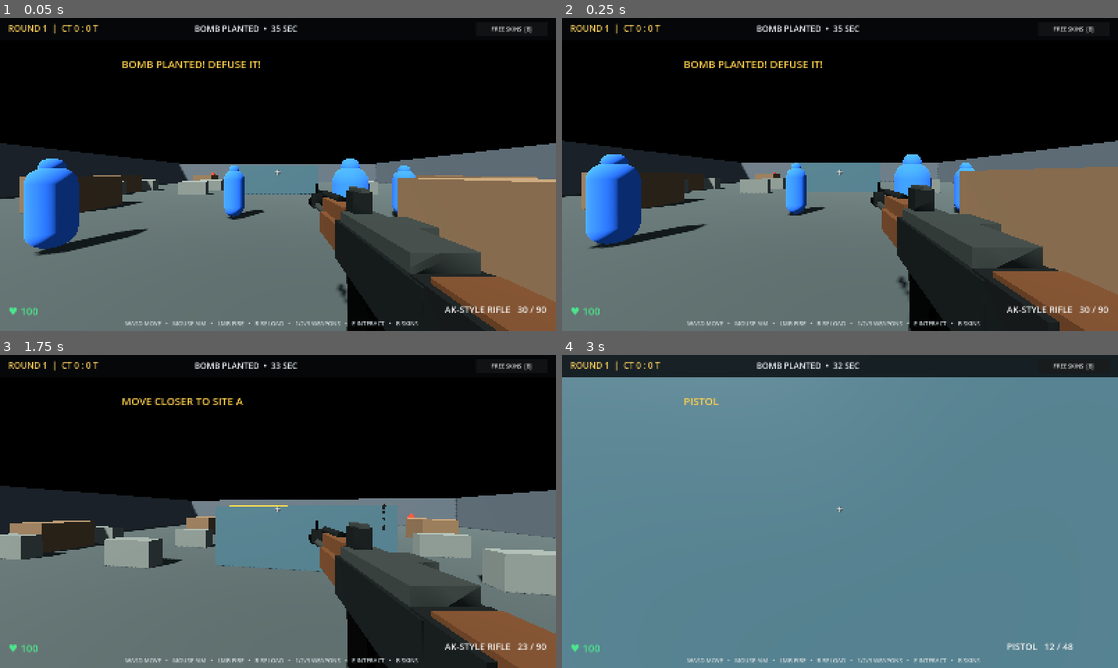
Above: before the commit, frames 1-4 (two rows, left to right).
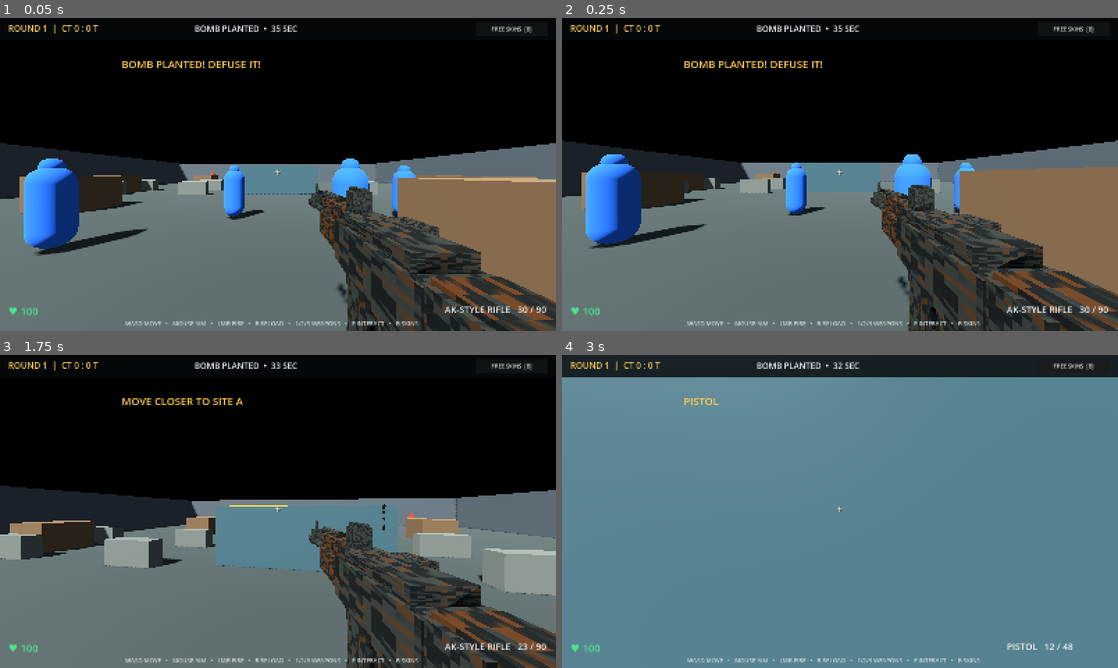
Above: after the commit, the same moments.

Repository: a89526425040-creator/ks2
Game: Godot game, scene res://Main.tscn
Two runs of this game, one before a commit and one after it. Both use one fixed random seed, a clock stepped at 60 frames per second and the inputs below.
Inputs (mouse positions are in pixels of both pictures, inside the frame that each line leads up to):
- Up to frame 1 (0.05 s): no input
- Up to frame 2 (0.25 s): no input
- Up to frame 3 (1.75 s): tap Enter at 0.5 s; move the mouse to (305, 511) at 0.52 s; press the mouse at (305, 511) at 0.53 s; hold W (move_forward) from 0.53 s (still down); tap Space (jump) at 0.77, 1.52 s; move the mouse to (250, 511) at 1.27 s; release the mouse at (250, 511) at 1.28 s; tap E (interact) at 1.35 s
- Up to frame 4 (3 s): keep holding W (move_forward); move the mouse to (851, 505) at 2.02 s; hold 1 (weapon_1) 2.03-2.78 s; move the mouse to (834, 517) at 2.77 s; tap 2 (weapon_2) at 2.85 s

The runs differ from the first frame. In frame 1, 6.6% of the frame differs, in the area x 55-100%, y 52-100%; in frame 2, 7.0%; in frame 3, 7.0%; in frame 4, nothing differs.

Commit message:
Fix weapon skins material override

Diff:
--- a/main.gd
+++ b/main.gd
@@ -590,53 +590,48 @@
 		if child is MeshInstance3D:
 			var part := child as MeshInstance3D
 			if part.mesh != null:
-				for surface in range(part.mesh.get_surface_count()):
-					var source: Material = part.get_active_material(surface)
-					var base_texture: Texture2D
-					var base_color := Color.WHITE
-					if source is StandardMaterial3D:
-						base_texture = (source as StandardMaterial3D).albedo_texture
-						base_color = (source as StandardMaterial3D).albedo_color
-					var a := primary
-					var b := secondary
-					var c := accent
-					var part_name := part.name.to_lower()
-					if part_name.contains("wood") or part_name.contains("stock") or part_name.contains("handguard"):
-						a = accent
-						b = primary
-					elif part_name.contains("magazine") or part_name.contains("mag"):
-						a = secondary
-					var shader := Shader.new()
-					shader.code = """
+				var a := primary
+				var b := secondary
+				var c := accent
+				var part_name := part.name.to_lower()
+				if part_name.contains("wood") or part_name.contains("stock") or part_name.contains("handguard"):
+					a = accent
+					b = primary
+					c = secondary
+				elif part_name.contains("magazine") or part_name.contains("mag"):
+					a = secondary
+					b = primary
+					c = accent
+				elif part_name.contains("barrel") or part_name.contains("sight") or part_name.contains("bolt") or part_name.contains("selector"):
+					a = secondary
+					b = primary
+					c = secondary
+				var shader := Shader.new()
+				shader.code = """
 shader_type spatial;
 render_mode diffuse_burley, specular_schlick_ggx;
-uniform sampler2D base_texture : source_color;
-uniform bool has_base_texture = false;
-uniform vec4 base_tint : source_color = vec4(1.0);
-uniform vec4 skin_a : source_color = vec4(0.12, 0.15, 0.13, 1.0);
-uniform vec4 skin_b : source_color = vec4(0.25, 0.28, 0.24, 1.0);
-uniform vec4 skin_c : source_color = vec4(0.42, 0.38, 0.27, 1.0);
+uniform vec4 skin_a : source_color;
+uniform vec4 skin_b : source_color;
+uniform vec4 skin_c : source_color;
 void fragment() {
-	vec3 original = has_base_texture ? texture(base_texture, UV).rgb : vec3(1.0);
-	float noise_value = fract(sin(dot(floor(UV * 34.0), vec2(127.1, 311.7))) * 43758.5453);
-	float wave = sin(UV.x * 41.0 + sin(UV.y * 23.0) * 3.0) * 0.5 + 0.5;
-	float mask_a = smoothstep(0.28, 0.48, noise_value + wave * 0.20);
-	float mask_b = smoothstep(0.52, 0.72, noise_value + wave * 0.16);
-	vec3 camo = mix(skin_a.rgb, skin_b.rgb, mask_a);
-	camo = mix(camo, skin_c.rgb, mask_b * 0.72);
-	ALBEDO = original * base_tint.rgb * camo * 1.65;
-	ROUGHNESS = 0.68;
+	vec2 cell = floor(UV * vec2(28.0, 18.0));
+	float n = fract(sin(dot(cell, vec2(127.1, 311.7))) * 43758.5453);
+	float wave = sin(UV.x * 31.0 + sin(UV.y * 19.0) * 4.0) * 0.5 + 0.5;
+	float pattern = n * 0.72 + wave * 0.28;
+	vec3 finish_color = mix(skin_a.rgb, skin_b.rgb, smoothstep(0.34, 0.58, pattern));
+	finish_color = mix(finish_color, skin_c.rgb, smoothstep(0.68, 0.86, pattern) * 0.82);
+	ALBEDO = finish_color;
+	ROUGHNESS = 0.62;
+	METALLIC = 0.12;
 }
 """
-					var skin_material := ShaderMaterial.new()
-					skin_material.shader = shader
-					skin_material.set_shader_parameter("base_texture", base_texture)
-					skin_material.set_shader_parameter("has_base_texture", base_texture != null)
-					skin_material.set_shader_parameter("base_tint", base_color)
-					skin_material.set_shader_parameter("skin_a", a)
-					skin_material.set_shader_parameter("skin_b", b)
-					skin_material.set_shader_parameter("skin_c", c)
-					part.set_surface_override_material(surface, skin_material)
+				var skin_material := ShaderMaterial.new()
+				skin_material.shader = shader
+				skin_material.set_shader_parameter("skin_a", a)
+				skin_material.set_shader_parameter("skin_b", b)
+				skin_material.set_shader_parameter("skin_c", c)
+				# Replace the whole material override: it has priority over surface overrides.
+				part.material_override = skin_material
 		_apply_ak_skin_recursive(child, primary, secondary, accent)
 
 
